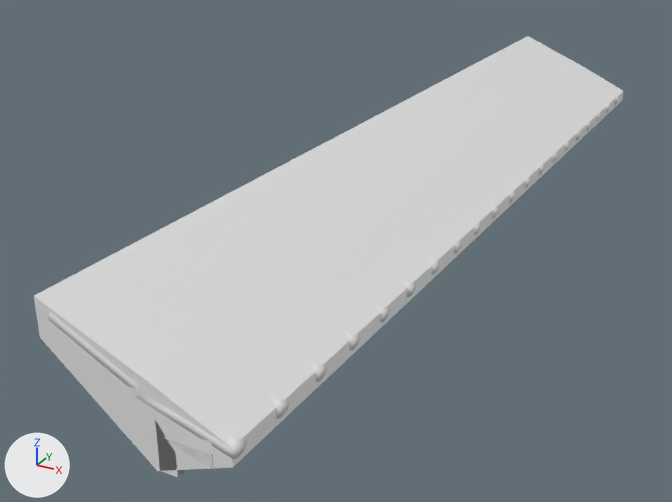
Before and after pictures for a commit that changed the FBX model Assets/JapaneseHouse/meshes/roof end B x8.fbx.
Both versions are drawn from a 50 mm camera at (3.39, -7.02, 2.21) aimed at (-0.1, -0.66, -0.97). Lighting does not change. The marker at lower left points along +X, +Y and +Z. Objects named as collision shapes, trigger or cutter boxes, shadow casters or lower levels of detail are left out. Where no turn or scale is listed for an object, it has been applied to the vertices.

In view in the first picture: 'C_roof end B x8', 'roof end B x8_LOD0'.
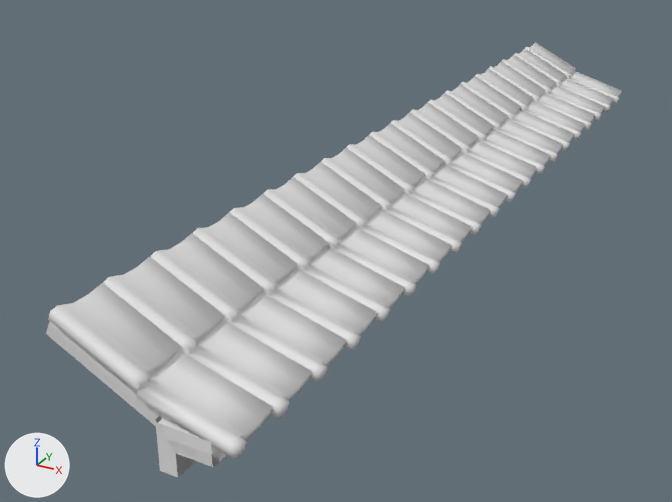
Location of each change, [x1, y1, x2, y2] in pixels of the pictures (672 x 502 px):
'C_roof end B x8', deleted
    before: [34, 36, 623, 471]
'roof end B x8_LOD0', unchanged, uncovered by the edit
    before: [48, 94, 619, 477]
    after: [46, 42, 622, 477]
'roof end B x8', unchanged, uncovered by the edit
    before: [168, 98, 619, 463]
    after: [138, 46, 621, 467]

The edits, one by one:
Object 'C_roof end B x8' (ob_c_roof_end_b_x8) is deleted.
